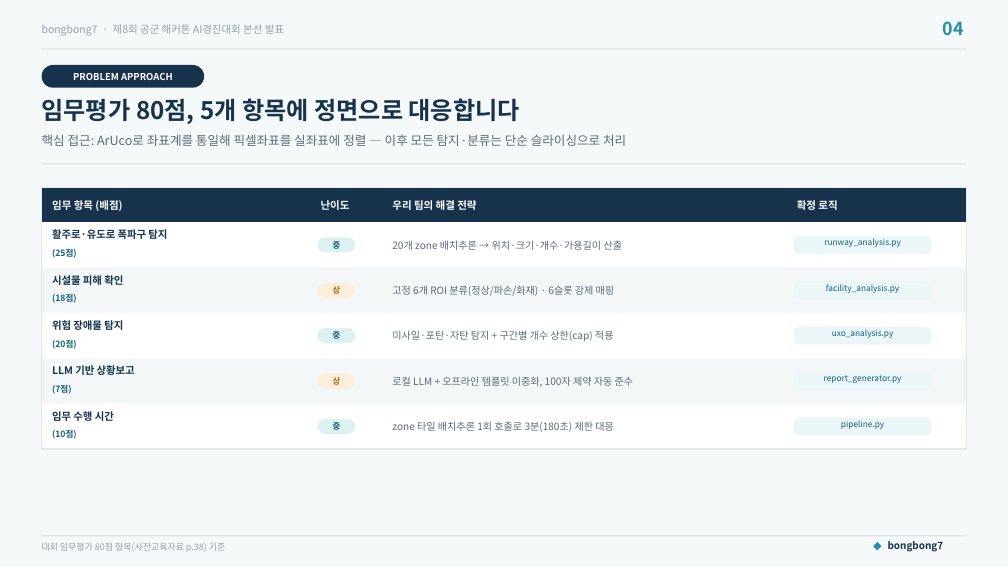
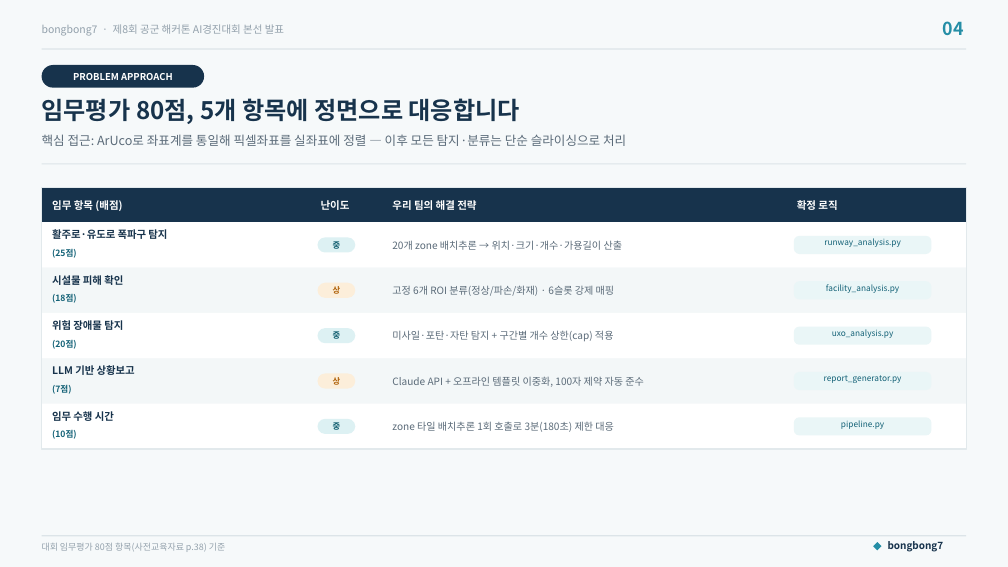
Before and after one commit to imjjulseo/bongbong7, a slide deck: slide 4 of docs/presentation/bongbong7_본선발표자료.pptx. Drawn at 1008x567 pixels with LibreOffice and Linux fonts; fonts in the diff are those of the drawing. Boxes give left, top, right and bottom in pixels: in the first picture for what was removed or moved away, otherwise in the second. Text is boxed around its words. In the diff, an @@ line names an element or a change of style, - is before the commit and + after.

```diff
--- a/docs/presentation/bongbong7_본선발표자료.pptx
+++ b/docs/presentation/bongbong7_본선발표자료.pptx
@@ text at (x1=392, y1=376, x2=644, y2=387): text changed @@
-로컬 LLM + 오프라인 템플릿 이중화, 100자 제약 자동 준수
+Claude API + 오프라인 템플릿 이중화, 100자 제약 자동 준수
```
Also in this commit, not shown: 6 other slides changed, 1 slide added, 2 other files.
